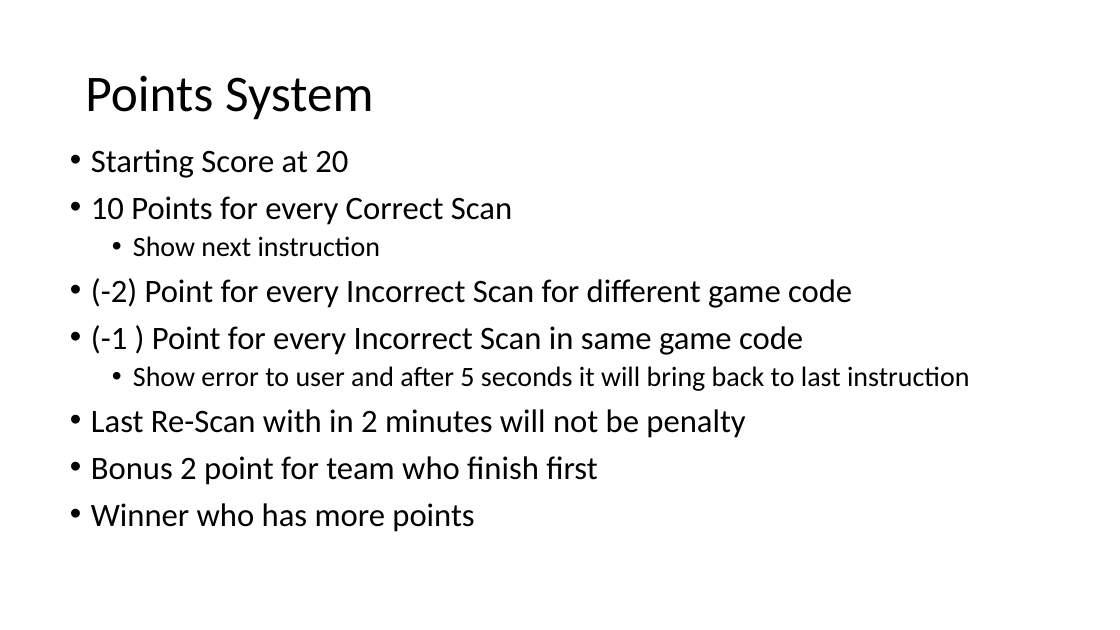
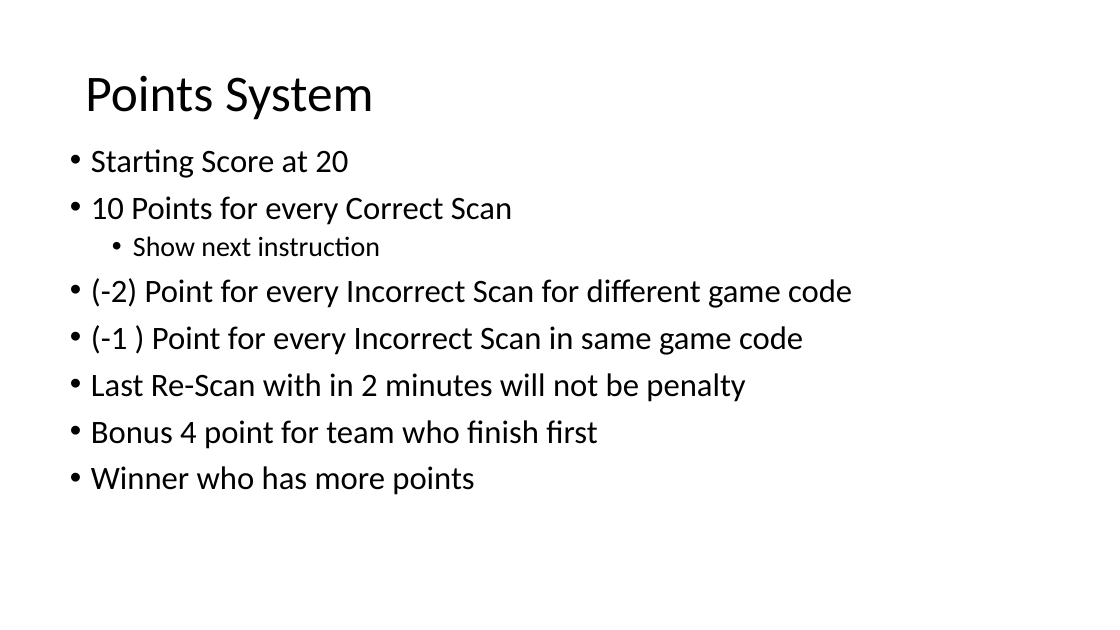
Before and after one commit to prasnitt/treasure-hunt-csharp, a slide deck: slide 1 of Design.pptx. Drawn at 1120x630 pixels with LibreOffice and Linux fonts; fonts in the diff are those of the drawing. Boxes give left, top, right and bottom in pixels: in the first picture for what was removed or moved away, otherwise in the second. Text is boxed around its words. In the diff, an @@ line names an element or a change of style, - is before the commit and + after.

Commit message:
design update

```diff
--- a/Design.pptx
+++ b/Design.pptx
@@ text at (133, 366, 969, 391): paragraph removed @@
-  • Show error to user and after 5 seconds it will bring back to last instruction
@@ text at (91, 420, 597, 449): text changed @@
-• Bonus 2 point for team who finish first
+• Bonus 4 point for team who finish first
```
